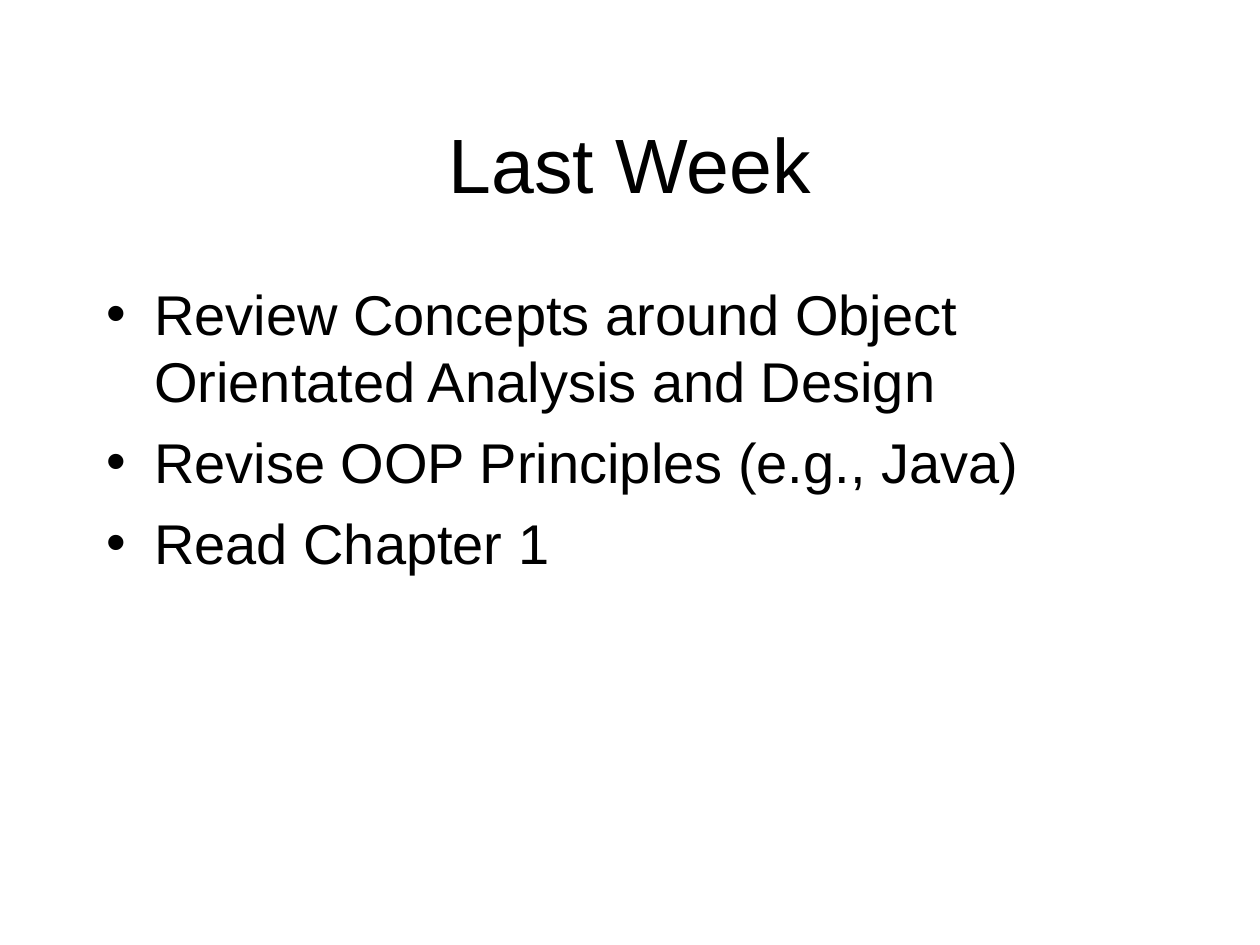
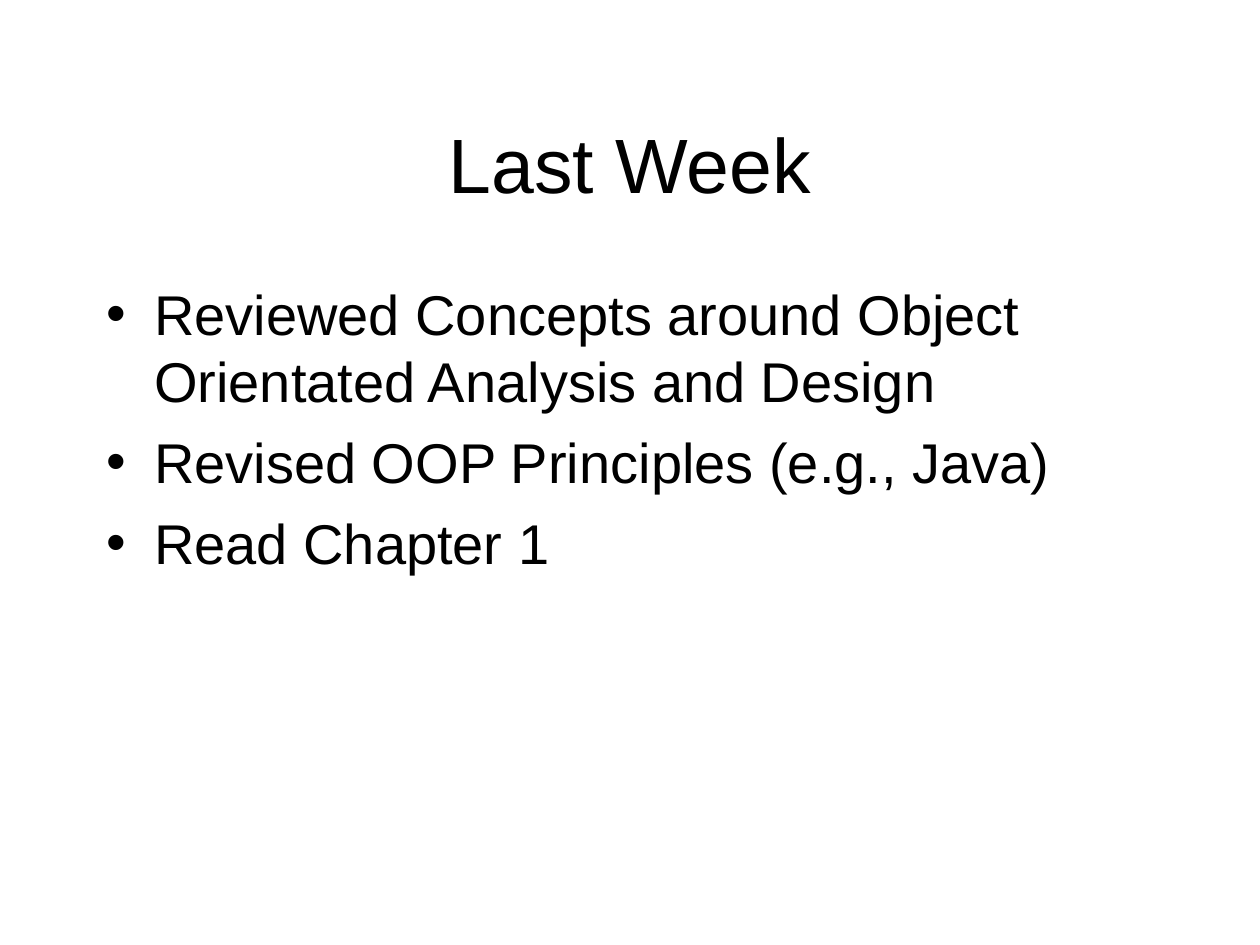
Before and after one commit to octaviordz/zjnu2017.github.io, a slide deck: slide 3 of OOAD/lectures/020--Complexity.ppt. Drawn at 1260x945 pixels with LibreOffice and Linux fonts; fonts in the diff are those of the drawing. Boxes give left, top, right and bottom in pixels: in the first picture for what was removed or moved away, otherwise in the second. Text is boxed around its words. In the diff, an @@ line names an element or a change of style, - is before the commit and + after.

```diff
--- a/OOAD/lectures/020--Complexity.ppt
+++ b/OOAD/lectures/020--Complexity.ppt
@@ text at [154,294,1049,494]: text changed @@
-• Review Concepts around Object Orientated Analysis and Design
-• Revise OOP Principles (e.g., Java)
+• Reviewed Concepts around Object Orientated Analysis and Design
+• Revised OOP Principles (e.g., Java)
```
Also in this commit, not shown: 1 other file.
